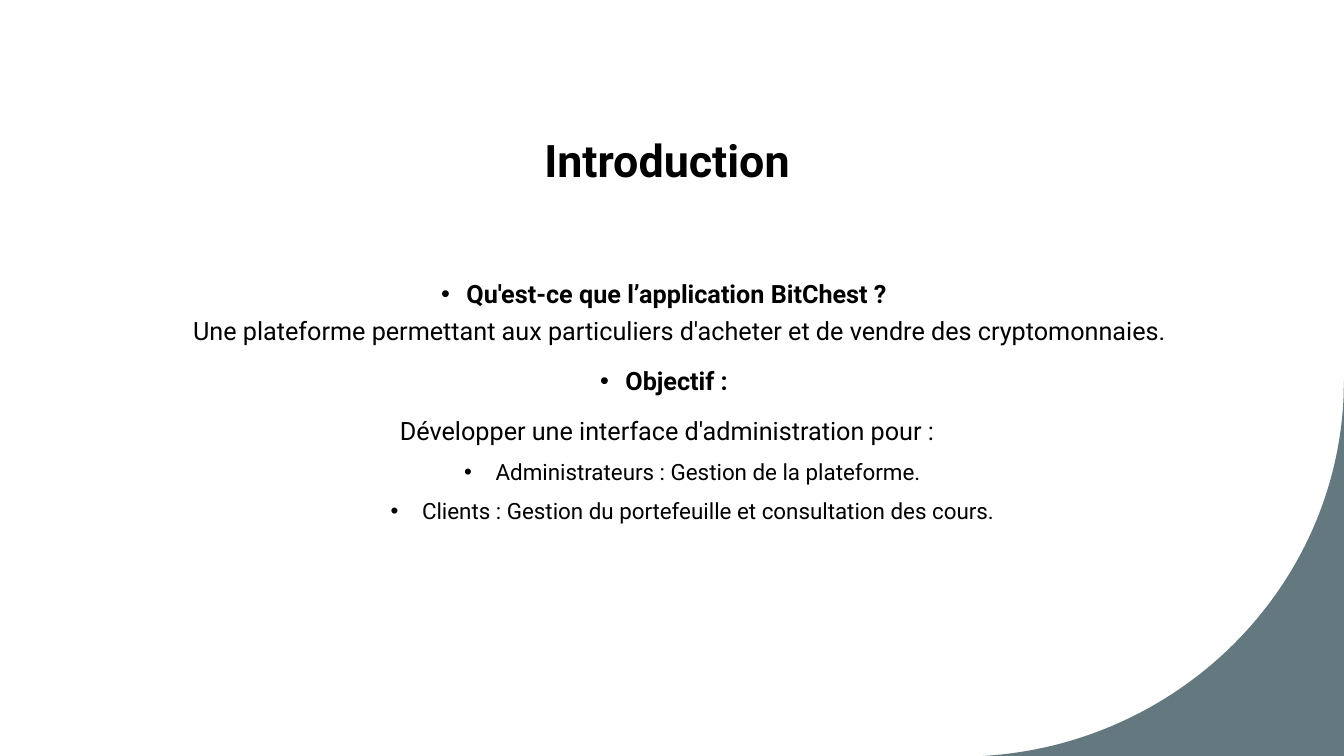
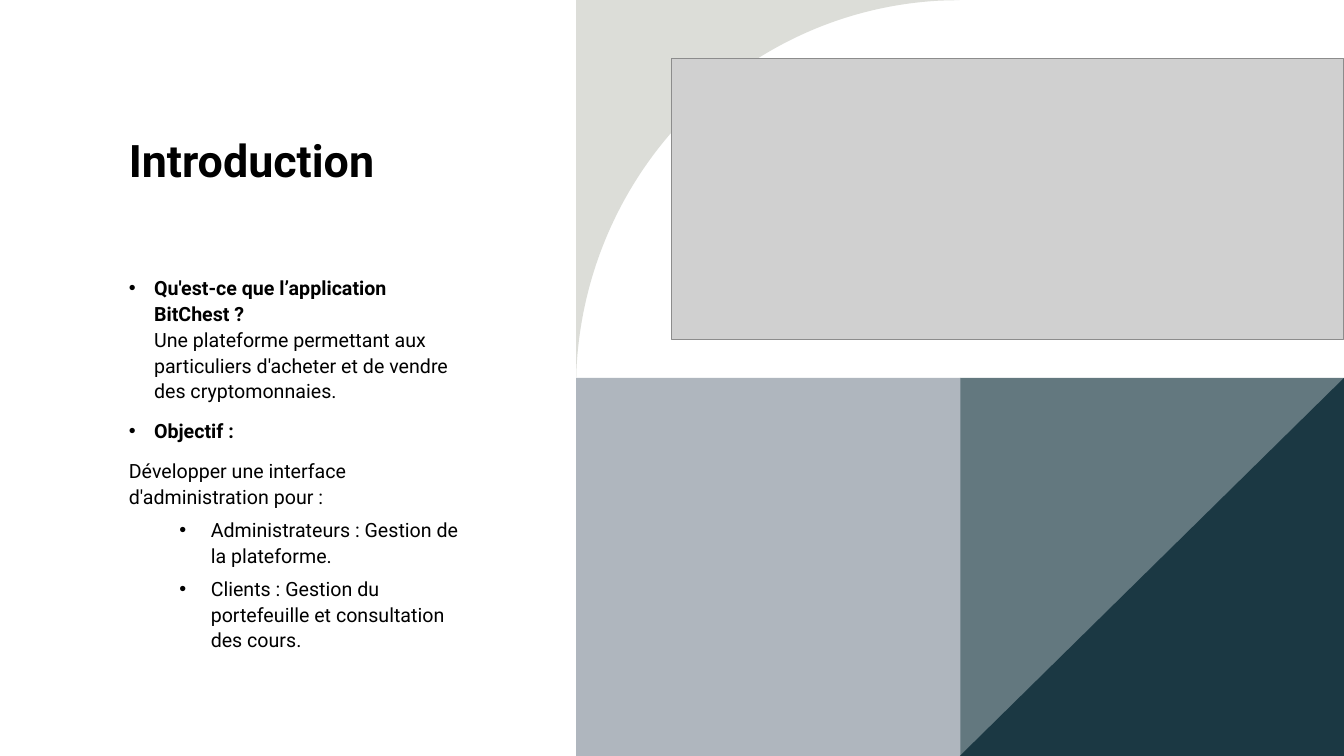
Before and after one commit to FlorentGATTI/projet-finale_bitchest, a slide deck: slide 2 of Bitchest_slides.pptx. Drawn at 1344x756 pixels with LibreOffice and Linux fonts; fonts in the diff are those of the drawing; grey boxes stand for pictures. Boxes give left, top, right and bottom in pixels: in the first picture for what was removed or moved away, otherwise in the second. Text is boxed around its words. In the diff, an @@ line names an element or a change of style, - is before the commit and + after.

```diff
--- a/Bitchest_slides.pptx
+++ b/Bitchest_slides.pptx
@@ rectangle added at bbox=[0, 0, 1344, 756], fill #FFFFFF @@
@@ freeform shape added at bbox=[577, 0, 960, 378], fill #DCDDD8 @@
@@ picture added at bbox=[673, 58, 1344, 340] @@
@@ title "Introduction" at bbox=[129, 143, 374, 178]: alignment centre to left @@
@@ text "Qu'est-ce que l’application BitChest ? ..." at bbox=[129, 280, 458, 648]: size 18 to 14 pt in "Qu'est-ce que l’application BitChest ? Une plateforme ...", "Objectif :", "Développer une interface d'administration pour :"; size 16 to 14 pt in "Administrateurs : Gestion de la plateforme.", "Clients : Gestion du portefeuille et consultation ..."; alignment centre to left; line spacing 1.2 to 1.1 @@
@@ rectangle added at bbox=[577, 378, 961, 756], fill #AFB6BE @@
@@ rectangle added at bbox=[960, 378, 1344, 756], fill #63787F @@
@@ freeform shape added at bbox=[960, 378, 1344, 756], fill #1B3843 @@
```
Also in this commit, not shown: 5 other slides changed, 2 slides added, 2 slides removed, 9 other files.
